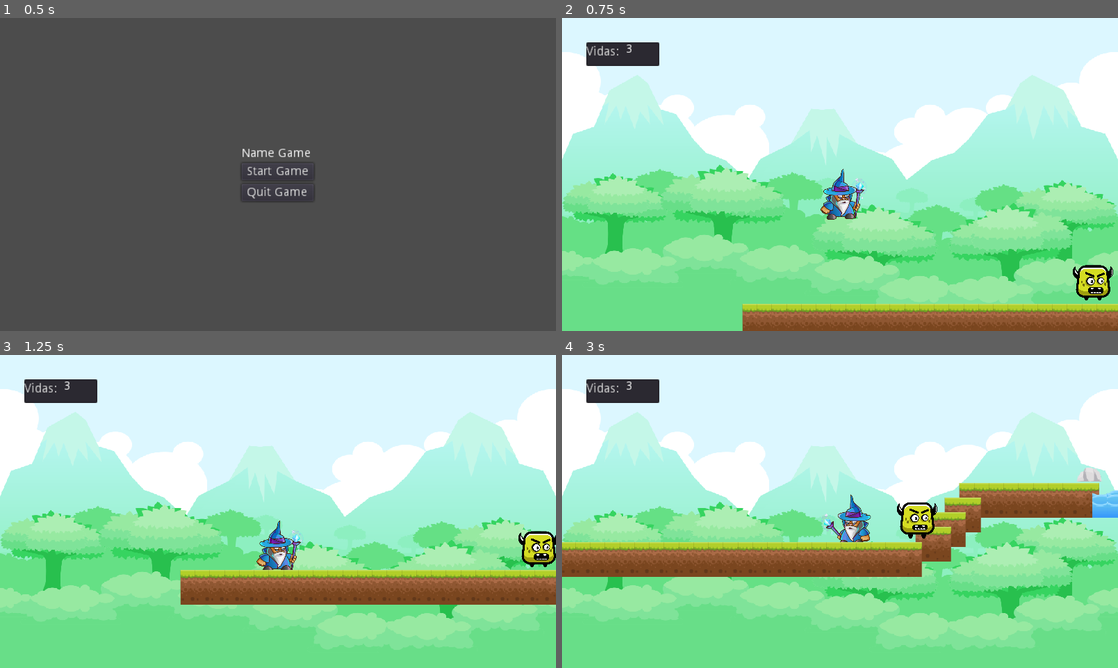
Above: before the commit, frames 1-4 (two rows, left to right).
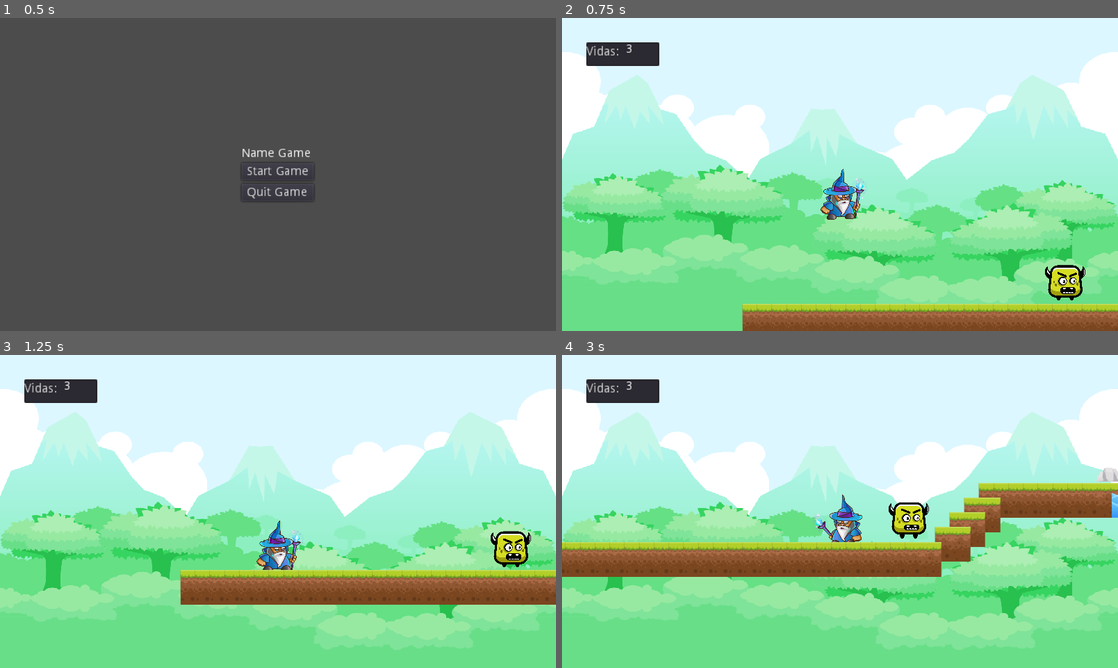
Above: after the commit, the same moments.

Repository: marivgil/TP_Games_Minion2
Game: Godot game, scene res://StartMenu.tscn
The game is run twice, just before and just after one commit, with the same random seed, the same clock (stepped at 60 frames per second) and the same inputs.
Inputs:
- Up to frame 1 (0.5 s): no input
- Up to frame 2 (0.75 s): click "Start Game" at 0.5 s
- Up to frame 3 (1.25 s): no input
- Up to frame 4 (3 s): hold Right (ui_right) 1.28-2.78 s; tap Up (ui_up) at 1.52, 2.27 s; hold Left (ui_left) from 2.78 s (still down)

Frame 1 is identical in both runs. In frame 2, 1.1% of the frame differs, in the area x 86-100%, y 78-91%; in frame 3, 1.1%; in frame 4, 4.6%, in the area x 0-100%, y 36-71%.

Commit message:
intentos fallidos de hacer colisionar al enemigo contra el player

Diff:
--- a/Minion2/EnemyGround.gd
+++ b/Minion2/EnemyGround.gd
@@ -27,3 +27,6 @@
 func hurt():
 	$AnimatedSprite.play("gotHit")
 	queue_free()
+
+func _on_Area2D_body_entered(body):
+	print(body)
--- a/Minion2/EnemyGround.tscn
+++ b/Minion2/EnemyGround.tscn
@@ -26,9 +26,14 @@
 custom_solver_bias = 0.0
 extents = Vector2( 34.4194, 26.6514 )
 
-[node name="EnemyGround" type="StaticBody2D"]
+[sub_resource type="RectangleShape2D" id=3]
 
-position = Vector2( 0.527042, 1.58112 )
+custom_solver_bias = 0.0
+extents = Vector2( 17.7436, 21.5077 )
+
+[node name="EnemyGround" type="StaticBody2D" index="0"]
+
+position = Vector2( 0.527042, 2.0104 )
 scale = Vector2( 0.7, 0.7 )
 input_pickable = false
 collision_layer = 4
@@ -57,3 +62,24 @@
 
 position = Vector2( -0.96053, -5.2427 )
 shape = SubResource( 2 )
+
+[node name="Area2D" type="Area2D" parent="." index="2"]
+
+position = Vector2( -24.6056, 0.922634 )
+scale = Vector2( 0.314512, 0.801605 )
+input_pickable = true
+gravity_vec = Vector2( 0, 1 )
+gravity = 98.0
+linear_damp = 0.1
+angular_damp = 1.0
+collision_mask = 0
+audio_bus_override = false
+audio_bus_name = "Master"
+_sections_unfolded = [ "Collision", "Pickable" ]
+
+[node name="CollisionShape2D" type="CollisionShape2D" parent="Area2D" index="0"]
+
+position = Vector2( -10.6408, -3.87222 )
+shape = SubResource( 3 )
+
+[connection signal="body_entered" from="Area2D" to="." method="_on_Area2D_body_entered"]
--- a/Minion2/Player.tscn
+++ b/Minion2/Player.tscn
@@ -88,7 +88,7 @@
 custom_solver_bias = 0.0
 extents = Vector2( 22.2346, 3.09422 )
 
-[node name="Player" type="KinematicBody2D" index="0"]
+[node name="Player" type="KinematicBody2D"]
 
 input_pickable = false
 collision_layer = 1
@@ -110,7 +110,6 @@
 scale = Vector2( 0.15, 0.15 )
 frames = SubResource( 2 )
 animation = "Idle"
-frame = 2
 playing = true
 centered = false
 _sections_unfolded = [ "Transform" ]
@@ -231,7 +230,6 @@
 
 [node name="Node2D" type="Area2D" parent="." index="4"]
 
-editor/display_folded = true
 position = Vector2( 0, -1.54265 )
 scale = Vector2( 1, 0.951793 )
 input_pickable = true
--- a/Minion2/World.tscn
+++ b/Minion2/World.tscn
@@ -43,4 +43,4 @@
 
 [node name="EnemyGround" parent="." index="3" instance=ExtResource( 4 )]
 
-position = Vector2( 384, 384 )
+position = Vector2( 352, 384 )
Not shown: 1 places in Minion2/EnemyGround.tscn that only renumber resources
